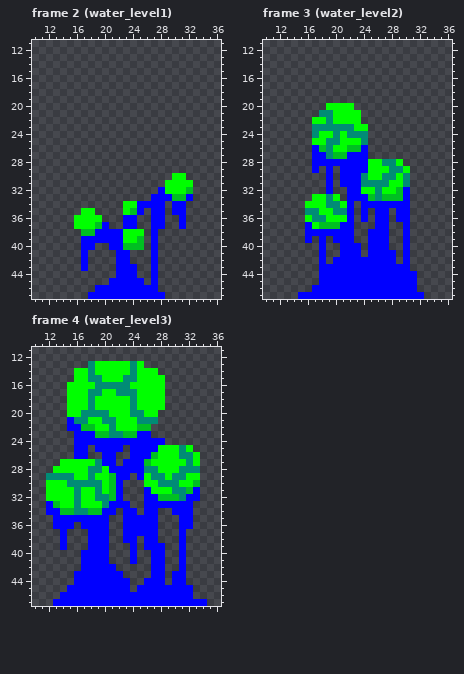
Pixel-art file, stored at art/tree.aseprite. This is how it looked before the edit.
48x48 pixels, 16 frames. Shown: frame 2 (water_level1): x 10..36, y 11..47; frame 3 (water_level2): x 10..36, y 11..47; frame 4 (water_level3): x 10..36, y 11..47.
Now the later version:
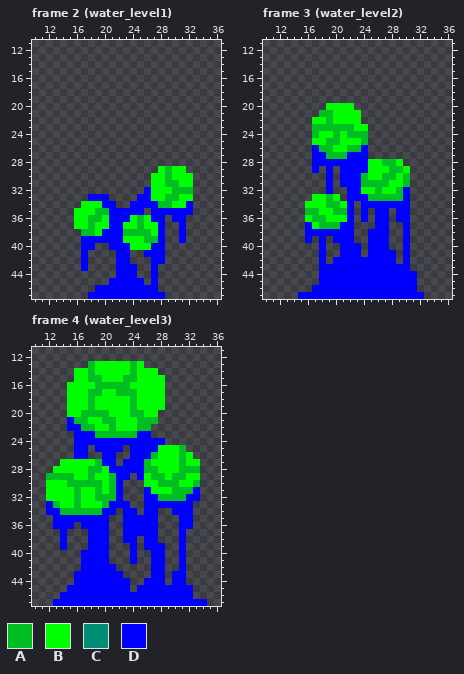
Palette (. is transparent): A #00bf22  B #00ff00  C #008c75  D #0000ff
Commit message: water bars shit
Edits made:
--- frame 2 (water_level1)
@@ x 10..36 @@
 28 ...........................
-29 ...........................
-30 ....................BB.....
-31 ...................BBBB....
-32 ..................DBBBA....
-33 .................DDDAAD....
-34 .............BBDDDD.DD.....
-35 .......BB....BAD.DD.DD.....
-36 ......BBBB...DD..DD..D.....
-37 ......BBBAD..DD..DD..D.....
-38 .......AADDDDBBB.D.........
-39 .......DDDDDDBBA.D.........
-40 .......DD..DDAAA.D.........
-41 .......D....DD...D.........
-42 .......D....DD...D.........
+29 ..................BABB.....
+30 .................BBABBB....
+31 .................BBAABB....
+32 ................DBBBAAA....
+33 ........DDD....DDBBAABB....
+34 .......BBBDD..DDDDAABBD....
+35 ......BBBAADDDDD.DDDDDD....
+36 ......BBAABDDDBABDD.DD.....
+37 ......BBABBDDBBABBD..D.....
+38 .......AABDDDAAAABD..D.....
+39 .......DDDDDDBBBAAD..D.....
+40 .......DD..DDDBBBDD........
+41 .......D....DD..DDD........
+42 .......D....DD...DD........
 43 .......D....DDD..D.........
--- frame 3 (water_level2)
@@ x 10..36 @@
 20 .........BBBB..............
-21 ........CCBBBB.............
-22 .......BBCBBBB.............
-23 .......CCCCCCBB............
-24 .......CBBCBCCC............
-25 .......BBCCBBBC............
-26 .......DACBBAAD............
-27 .......DDCAADDD............
-28 .......DDDDDDDDBBCCB.......
-29 .......D.D.DDDDBBBCCB......
-30 .........D.DDDCBBCCBC......
-31 .........D.DDDCCCCBBC......
-32 .........D..DDBBCBBAD......
-33 .......BBCB.DDDACAAAD......
-34 ......BBBCCBD.DDDDDDD......
-35 ......CCBBCCD.D.DD.DD......
-36 ......BCCBBBD.D.DD.DD......
+21 ........AABBBB.............
+22 .......BBABBBB.............
+23 .......AAAAAABB............
+24 .......ABBABAAA............
+25 .......BBAABBBA............
+26 .......DAABBAAD............
+27 .......DDAAADDD............
+28 .......DDDDDDDDBBAAB.......
+29 .......D.D.DDDDBBBAAB......
+30 .........D.DDDABBAABA......
+31 .........D.DDDAAAABBA......
+32 .........D..DDBBABBAD......
+33 .......BBAB.DDDAAAAAD......
+34 ......BBBAABD.DDDDDDD......
+35 ......AABBAAD.D.DD.DD......
+36 ......BAABBBD.D.DD.DD......
 37 ......DBAAADD...DD..D......
--- frame 4 (water_level3)
@@ x 10..36 @@
 12 ...........................
-13 ........CBBBBBCB...........
-14 ......BBCBBBBBCBBB.........
-15 ......BBCCBBBCCBBBB........
-16 .....BBBBCCCCCBBBBB........
-17 .....BBBCCBBCCCBBBB........
-18 .....BBBCBBBBBCBBBB........
-19 .....BBBCBBBBBCBBBB........
-20 .....BBCCCCBBBCCBB.........
-21 .....DCCBBCCBBBCCC.........
-22 .....DDAABBCBBBAA..........
-23 ......DDDAACCAADD..........
+13 ........ABBBBBAB...........
+14 ......BBABBBBBABBB.........
+15 ......BBAABBBAABBBB........
+16 .....BBBBAAAAABBBBB........
+17 .....BBBAABBAAABBBB........
+18 .....BBBABBBBBABBBB........
+19 .....BBBABBBBBABBBB........
+20 .....BBAAAABBBAABB.........
+21 .....DAABBAABBBAAA.........
+22 .....DDAABBABBBAA..........
+23 ......DDDAAAAAADD..........
 24 ......DDDDDDDDDDDDD........
-25 ......DD.DDDD.DDDDBBBCB....
-26 ......DD..DD..DDDABBBCCB...
-27 ....BBBBBCDD.DDDABBBBBCB...
-28 ...BBBBBCCBDDDDDCCBBBCCC...
-29 ..CCCCBBCBBADD.DBCCBCCBB...
-30 ..BBBCCCCCBAD...BBCCCBBA...
-31 ..BBBBCBBCBAD...DBBBCCAD...
-32 ..BBBBCBBCCAD...DDAAACDD...
-33 ..DABBCBBBCDDD..DDDDDDD....
-34 ..DDAACCAADD.DD.DD..DDD....
+25 ......DD.DDDD.DDDDBBBA.....
+26 ......DD..DD..DDDABBBAB....
+27 ....BBBBBADD.DDDABBBBABB...
+28 ...BBBBBAABDDDDDAABBBAAA...
+29 ..AAAABBABBADD.DBAABAABB...
+30 ..BBBAAAAABAD...BBAAABBA...
+31 ..BBBBABBABAD...DBBBAAAD...
+32 ..BBBBABBAAAD...DDAAAADD...
+33 ..DABBABBBADDD..DDDDDDD....
+34 ..DDAAAAAADD.DD.DD..DDD....
 35 ...DDDDDDDD..DDDDD...DD....
Where, in picture pixels (left, top, right, bottom), the same in both pictures:
changed: (74, 166, 193, 264)
changed: (305, 110, 410, 222)
changed: (46, 361, 200, 515)
